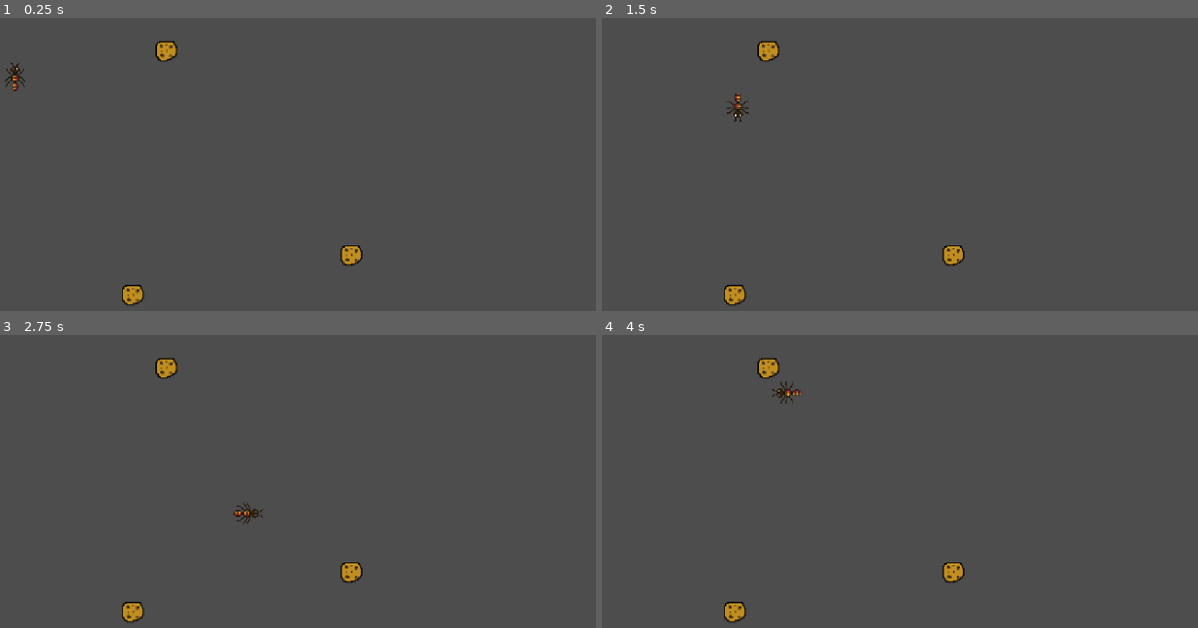
Above: before the commit, frames 1-4 (two rows, left to right).
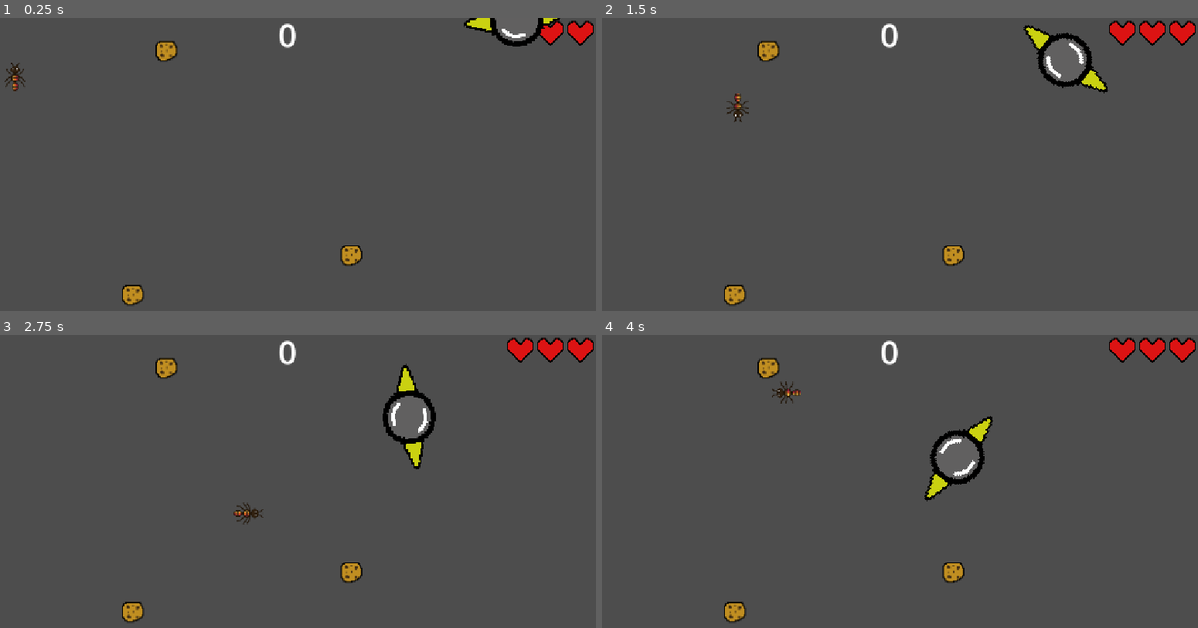
Above: after the commit, the same moments.

Repository: nurali-amirgali/ant-dodger
Game: Godot game, scene res://node_2d.tscn
Same seed, same stepped clock (60 frames per second), same inputs: the game is played once before the commit and once after it.
Inputs (mouse positions are in pixels of both pictures, inside the frame that each line leads up to):
- Up to frame 1 (0.25 s): no input
- Up to frame 2 (1.5 s): tap Enter at 0.5 s; move the mouse to (1025, 173) at 0.52 s; hold D (moveRight) 0.53-1.28 s; tap Alt at 0.6 s; click (1025, 173) at 0.67 s; move the mouse to (762, 208) at 1.27 s; hold S (moveDown) from 1.28 s (still down); tap Shift at 1.35 s
- Up to frame 3 (2.75 s): move the mouse to (345, 431) at 2.02 s; release S (moveDown) at 2.03 s; hold D (moveRight) from 2.03 s (still down); tap Alt at 2.1 s
- Up to frame 4 (4 s): move the mouse to (858, 578) at 2.77 s; release D (moveRight) at 2.78 s; hold W (moveUp) 2.78-3.53 s; tap Shift at 2.85 s; click (858, 578) at 2.92 s; move the mouse to (1072, 560) at 3.52 s; hold A (moveLeft) from 3.53 s (still down); tap Alt at 3.6 s

The runs differ from the first frame. In frame 1, 1.1% of the frame differs, in the area x 46-100%, y 0-11%; in frame 2, 1.9%; in frame 3, 1.9%; in frame 4, 1.9%, in the area x 46-100%, y 0-57%.

Commit message:
added enemies
added a blade.

added a roomba.

added a health bar.

made the health go down when colliding.

Diff:
--- /dev/null
+++ b/beyblade.gd
@@ -0,0 +1,61 @@
+extends CharacterBody2D
+
+@export var speed: int = 100
+@export var rotationSpeed: float = 2.5
+@export var lingerTime: float = 15.0
+
+@onready var camera = get_viewport().get_camera_2d()
+
+var velocityDir: Vector2 = Vector2.UP
+var startTurning: bool = false
+var stopTurning: bool = false
+var elapsed: float = 0
+
+signal playerHurt
+
+@export var stopTurnTime: float = 2
+@export var turnActivationDist = 50
+@export var lingerTurnSpeed: float = 0.8
+
+@onready var sprite = $Sprite2D
+
+signal destroyed(blade: CharacterBody2D)
+
+func _ready():
+	$Area2D.body_entered.connect(onBodyEntered)
+
+func onBodyEntered(body):
+	if body.is_in_group("player"):
+		playerHurt.emit()
+
+func _physics_process(delta: float) -> void:
+	velocity = velocityDir * speed
+	rotation = rotationSpeed
+	sprite.rotation += deg_to_rad(rotationSpeed * delta * 360)
+
+	var distance = position.distance_to(Vector2(576,324))
+	if distance <= turnActivationDist and not startTurning:
+		startTurning = true
+		start_linger_timer()
+
+	if stopTurning:
+		elapsed += delta
+		lingerTurnSpeed = lerp(lingerTurnSpeed, 0.0, min(elapsed/stopTurnTime, 1.0))
+
+	if startTurning:
+		velocityDir = velocityDir.rotated(min(distance/turnActivationDist, 1) * deg_to_rad(lingerTurnSpeed))
+
+	move_and_slide()
+
+func start_linger_timer() -> void:
+	await get_tree().create_timer(lingerTime).timeout
+	disableTurn()
+
+func _on_visible_on_screen_notifier_2d_screen_exited() -> void:
+	if stopTurning:
+		print("destroyed")
+		destroyed.emit(self)
+		queue_free()
+
+func disableTurn() -> void:
+	stopTurning = true
--- /dev/null
+++ b/beyblade.tscn
@@ -0,0 +1,26 @@
+[gd_scene format=3 uid="uid://dhe1sk81lwbhd"]
+
+[ext_resource type="Script" uid="uid://p21yu0k1keo" path="res://beyblade.gd" id="1_e03yv"]
+[ext_resource type="Texture2D" uid="uid://cnnv6ypbjmx7g" path="res://beyblade.png" id="2_qg5uo"]
+
+[sub_resource type="RectangleShape2D" id="RectangleShape2D_tdahi"]
+size = Vector2(2084.2114, 1031.5786)
+
+[node name="beyblade" type="CharacterBody2D" unique_id=66667282]
+z_index = 1
+script = ExtResource("1_e03yv")
+
+[node name="Sprite2D" type="Sprite2D" parent="." unique_id=1397611624]
+scale = Vector2(0.32903573, 0.32903573)
+texture = ExtResource("2_qg5uo")
+
+[node name="Area2D" type="Area2D" parent="." unique_id=781565549]
+
+[node name="CollisionShape2D" type="CollisionShape2D" parent="Area2D" unique_id=721505416]
+scale = Vector2(0.095, 0.095)
+shape = SubResource("RectangleShape2D_tdahi")
+
+[node name="VisibleOnScreenNotifier2D" type="VisibleOnScreenNotifier2D" parent="." unique_id=704861985]
+scale = Vector2(9.908198, 4.953867)
+
+[connection signal="screen_exited" from="VisibleOnScreenNotifier2D" to="." method="_on_visible_on_screen_notifier_2d_screen_exited"]
--- a/node_2d.gd
+++ b/node_2d.gd
@@ -6,9 +6,24 @@
 @export var minCookieSpacing: int = 200
 
 @onready var player = $player
+@onready var healthBar = $healthBar
 
+var heartTexture = load("res://heart.png")
+var hurtHeartTexture = load("res://heartUsed.png")
+
+var lives: int = 3
 var score: int = 0
 var activeCookies: Array[Node2D] = []
+@onready var heartSprites: Array[Node] = healthBar.get_children()
+
+var width = 1152
+var height = 648
+
+@export var roombaScene: PackedScene
+@export var bladeScene: PackedScene
+
+@export var entitiesAtOnce: int = 1
+var activeEntities: Array[Node] = []
 
 # Called when the node enters the scene tree for the first time.
 func _ready() -> void:
@@ -17,7 +32,31 @@
 
 # Called every frame. 'delta' is the elapsed time since the previous frame.
 func _process(delta: float) -> void:
-	pass
+	if activeEntities.size() < entitiesAtOnce:
+		var entities = ["roomba", "blade"]
+		var entity = entities.pick_random()
+
+		var randomPos = getRandomPos()
+		var direction = randomPos.direction_to(Vector2(width/2, height/2))
+		var entityObj: CharacterBody2D
+		if entity == "roomba":
+			entityObj = roombaScene.instantiate()
+			print("rooomba")
+		elif entity == "blade":
+			entityObj = bladeScene.instantiate()
+			print("blade")
+
+		add_child(entityObj)
+		entityObj.position = randomPos
+		if entity == "blade":
+			entityObj.velocityDir = direction
+		else:
+			entityObj.rotation = direction.angle() + PI/2
+		entityObj.destroyed.connect(entityDestroyed)
+
+		activeEntities.append(entityObj)
+		entityObj.playerHurt.connect(playerHurt)
+
 
 func spawnCookie():
 	var cookie = cookieScene.instantiate()
@@ -27,6 +66,24 @@
 	cookie.collectedCookie.connect(cookieCollected)
 
 	activeCookies.append(cookie)
+
+func entityDestroyed(entity: Node) -> void:
+	activeEntities.erase(entity)
+
+func getRandomPos() -> Vector2:
+	var side = randi_range(0, 3)
+
+	match side:
+		0: #top
+			return Vector2(randf_range(0, width), -10)
+		1: #bottom
+			return Vector2(randf_range(0, width), height + 10)
+		2: #left
+			return Vector2(-10, randf_range(0, height))
+		3: #right
+			return Vector2(width + 10, randf_range(0, height))
+
+	return Vector2.ZERO
 
 func getCookiePos() -> Vector2:
 	var randomPos: Vector2
@@ -43,6 +100,15 @@
 				break
 	return randomPos
 
+func playerHurt():
+	lives -= 1
+	for i in range(heartSprites.size()):
+		var heart = heartSprites[i]
+		if i <= (lives - 1):
+			heart.texture = heartTexture
+		else:
+			heart.texture = hurtHeartTexture
+
 func cookieCollected(cookie: Node2D):
 	activeCookies.erase(cookie)
 	score += 1
--- a/node_2d.tscn
+++ b/node_2d.tscn
@@ -5,6 +5,10 @@
 [ext_resource type="Script" uid="uid://h5yga0gey4c3" path="res://node_2d.gd" id="1_kdubu"]
 [ext_resource type="Texture2D" uid="uid://drux0u6tiw3t" path="res://idle.png" id="2_epypp"]
 [ext_resource type="PackedScene" uid="uid://d3q0ksryyor50" path="res://cookie.tscn" id="2_q6r6c"]
+[ext_resource type="Texture2D" uid="uid://6bss2qtyxqm3" path="res://foot.png" id="6_kdubu"]
+[ext_resource type="PackedScene" uid="uid://dhe1sk81lwbhd" path="res://beyblade.tscn" id="7_4d7sh"]
+[ext_resource type="PackedScene" uid="uid://cnae8i23yvfxi" path="res://roomba.tscn" id="8_ir8iy"]
+[ext_resource type="Texture2D" uid="uid://cqfg50iub5y61" path="res://heart.png" id="11_hqns4"]
 
 [sub_resource type="RectangleShape2D" id="RectangleShape2D_n035a"]
 size = Vector2(28, 37)
@@ -80,6 +84,8 @@
 [node name="Node2D" type="Node2D" unique_id=2091448858]
 script = ExtResource("1_kdubu")
 cookieScene = ExtResource("2_q6r6c")
+roombaScene = ExtResource("8_ir8iy")
+bladeScene = ExtResource("7_4d7sh")
 
 [node name="player" type="CharacterBody2D" parent="." unique_id=641264823 groups=["player"]]
 position = Vector2(69.9152, 108.23874)
@@ -123,3 +129,39 @@
 [node name="bottomWall" type="CollisionShape2D" parent="playArea" unique_id=698438083]
 position = Vector2(577, 655)
 shape = SubResource("RectangleShape2D_4lrlm")
+
+[node name="Label" type="Label" parent="." unique_id=929536160]
+z_index = 2
+offset_left = 560.0
+offset_top = -10.0
+offset_right = 600.0
+offset_bottom = 73.0
+theme_override_font_sizes/font_size = 60
+text = "0"
+
+[node name="foot" type="Area2D" parent="." unique_id=330309589]
+visible = false
+position = Vector2(966, 491)
+scale = Vector2(19.245, 19.245)
+
+[node name="Sprite2D" type="Sprite2D" parent="foot" unique_id=816437434]
+texture = ExtResource("6_kdubu")
+
+[node name="CollisionShape2D" type="CollisionShape2D" parent="foot" unique_id=948107445]
+
+[node name="healthBar" type="Area2D" parent="." unique_id=2085955829]
+position = Vector2(1123.0001, 24)
+scale = Vector2(0.17415322, 0.17415322)
+
+[node name="heart1" type="Sprite2D" parent="healthBar" unique_id=982674678]
+texture = ExtResource("11_hqns4")
+
+[node name="heart2" type="Sprite2D" parent="healthBar" unique_id=2117385174]
+position = Vector2(-321.55664, 0)
+scale = Vector2(0.99999994, 0.99999994)
+texture = ExtResource("11_hqns4")
+
+[node name="heart3" type="Sprite2D" parent="healthBar" unique_id=796274485]
+position = Vector2(-643.11255, 0)
+scale = Vector2(0.9999999, 0.9999999)
+texture = ExtResource("11_hqns4")
--- /dev/null
+++ b/roomba.gd
@@ -0,0 +1,26 @@
+extends CharacterBody2D
+
+signal destroyed(roomba: CharacterBody2D)
+signal playerHurt
+
+@export var speed: float = 500
+
+var turningRate = 20
+
+func _ready():
+	$Area2D.body_entered.connect(onBodyEntered)
+	turningRate = randi_range(-20, 20)
+	turningRate = 0
+
+func onBodyEntered(body):
+	if body.is_in_group("player"):
+		playerHurt.emit()
+
+func _physics_process(delta: float) -> void:
+	velocity = Vector2.UP.rotated(rotation) * speed
+	rotation += deg_to_rad(turningRate) * delta
+	move_and_slide()
+
+func _on_visible_on_screen_notifier_2d_screen_exited() -> void:
+	destroyed.emit(self)
+	queue_free()
--- /dev/null
+++ b/roomba.tscn
@@ -0,0 +1,25 @@
+[gd_scene format=3 uid="uid://cnae8i23yvfxi"]
+
+[ext_resource type="Script" uid="uid://e55gc7owqkt7" path="res://roomba.gd" id="1_ihwft"]
+[ext_resource type="Texture2D" uid="uid://ddcanwhqpi0n7" path="res://roomba.png" id="2_t3g6o"]
+
+[sub_resource type="CircleShape2D" id="CircleShape2D_n035a"]
+radius = 118.06778
+
+[node name="roomba" type="CharacterBody2D" unique_id=1270453242]
+z_index = 1
+script = ExtResource("1_ihwft")
+
+[node name="Area2D" type="Area2D" parent="." unique_id=930514055]
+
+[node name="CollisionShape2D" type="CollisionShape2D" parent="Area2D" unique_id=1825152398]
+shape = SubResource("CircleShape2D_n035a")
+
+[node name="Sprite2D" type="Sprite2D" parent="." unique_id=288231200]
+position = Vector2(-6, -6)
+texture = ExtResource("2_t3g6o")
+
+[node name="VisibleOnScreenNotifier2D" type="VisibleOnScreenNotifier2D" parent="." unique_id=645776354]
+scale = Vector2(11.545569, 11.493619)
+
+[connection signal="screen_exited" from="VisibleOnScreenNotifier2D" to="." method="_on_visible_on_screen_notifier_2d_screen_exited"]
Not shown, added: beyblade.gd.uid
Binary file added: beyblade.png
Not shown, added: beyblade.png.import
Binary file added: foot.png
Not shown, added: foot.png.import
Binary file added: heart.png
Not shown, added: heart.png.import
Binary file added: heartUsed.png
Not shown, added: heartUsed.png.import
Not shown, added: roomba.gd.uid
Binary file added: roomba.png
Not shown, added: roomba.png.import
